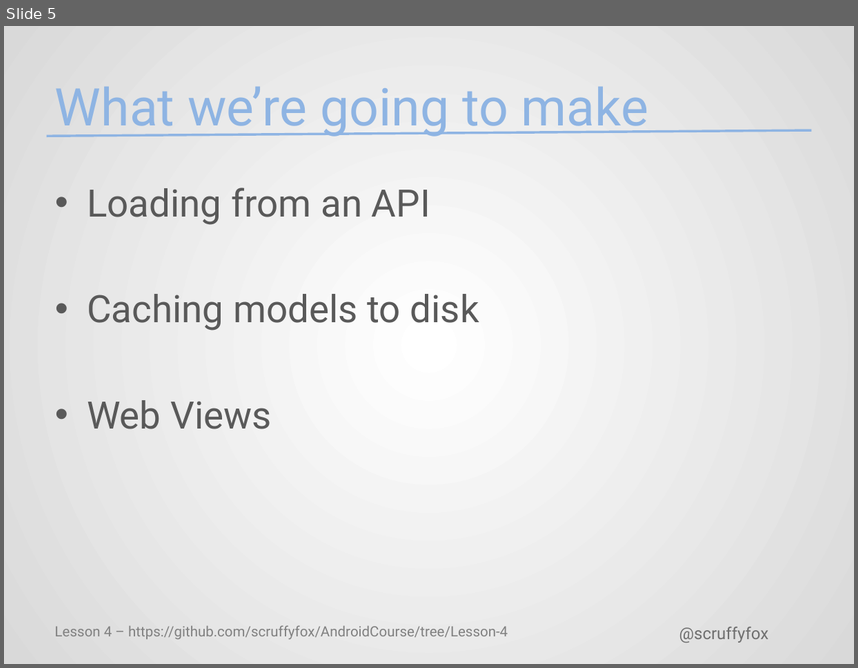
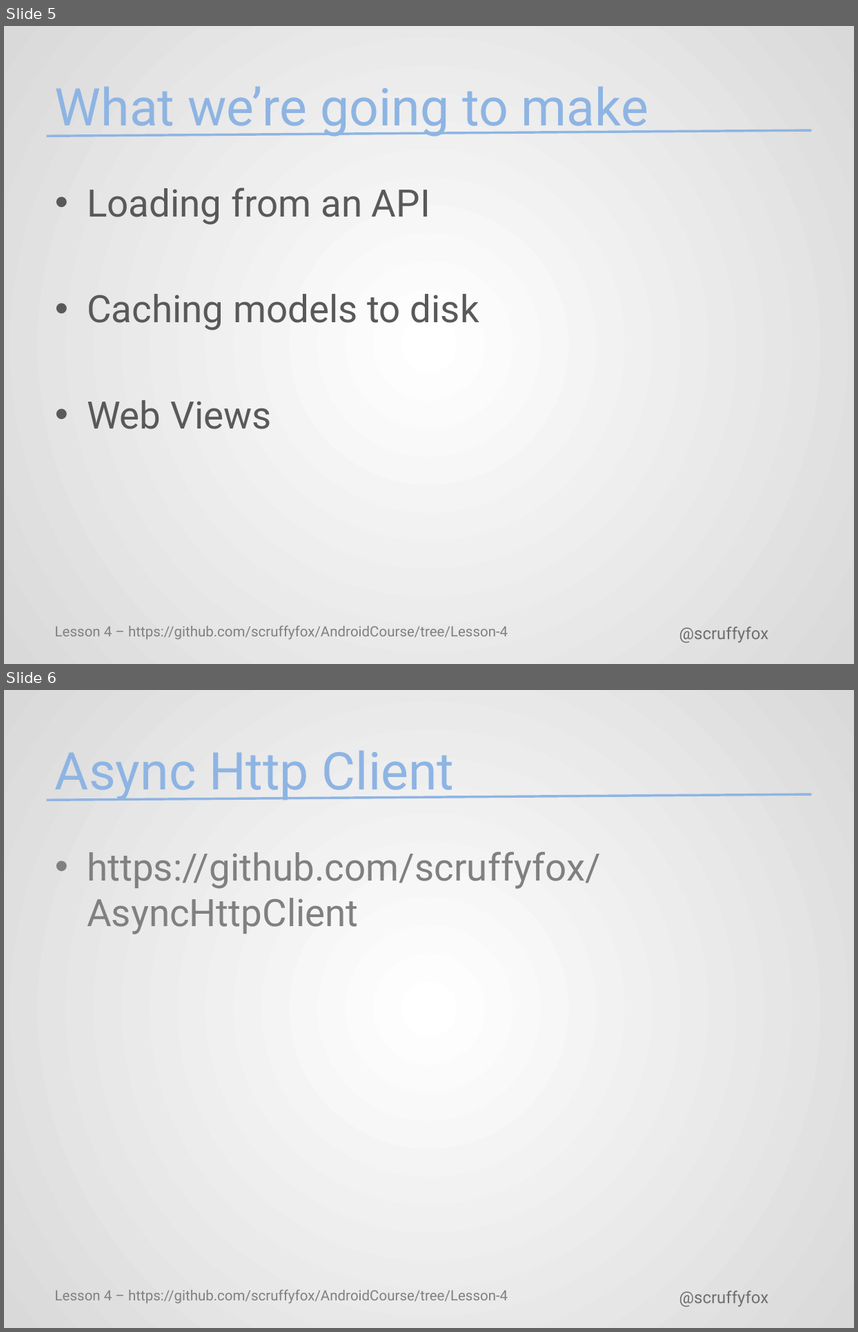
Before and after one commit to scruffyfox/AndroidCourse, a slide deck: pptx/Lesson4.pptx. Shown one above the other, each under a label of ours: slide 5 before the commit, slides 5 and 6 after it. The pictures are 858x668 and 858x1332 pixels, drawn with LibreOffice and Linux fonts; fonts in the diff are those of the drawing; background and template pictures are left out. Boxes give left, top, right and bottom in pixels: in the first picture for what was removed or moved away, otherwise in the second. Text is boxed around its words. In the diff, an @@ line names an element or a change of style, - is before the commit and + after.

```diff
--- a/pptx/Lesson4.pptx
+++ b/pptx/Lesson4.pptx
@@ slide 6 added at [4,690,854,1328], background gradient #FFFFFF to #D9D9D9; not listed: 3 template elements that a slide beside it also shows @@
@@ title added at [55,750,455,801], 44 pt, text #8EB4E3 @@
+Async Http Client
@@ text added at [87,851,601,934], 32 pt, text #808080 @@
+• https://github.com/scruffyfox/AsyncHttpClient
```
Also in this commit, not shown: 1 other slide added.
